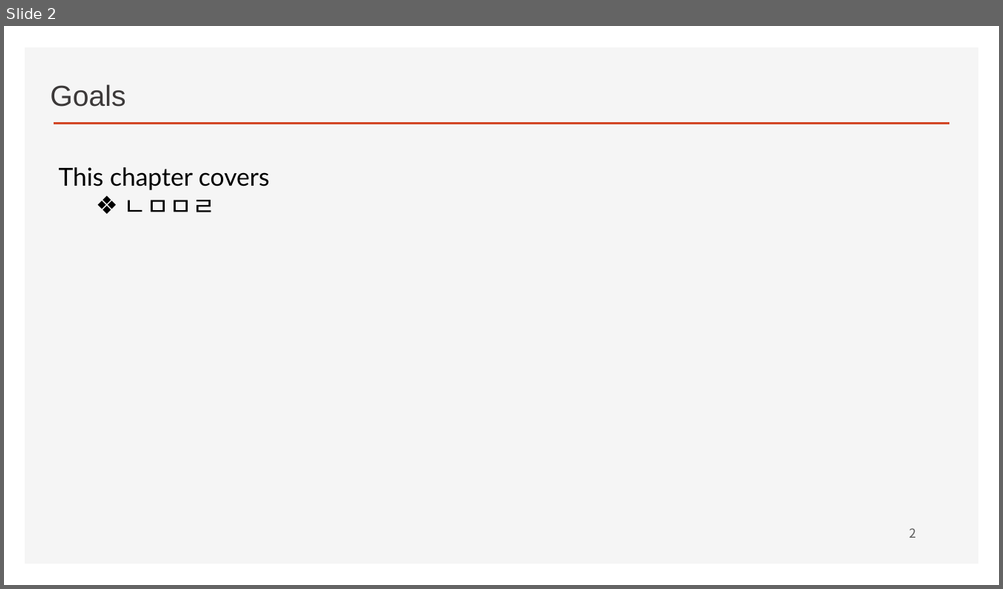
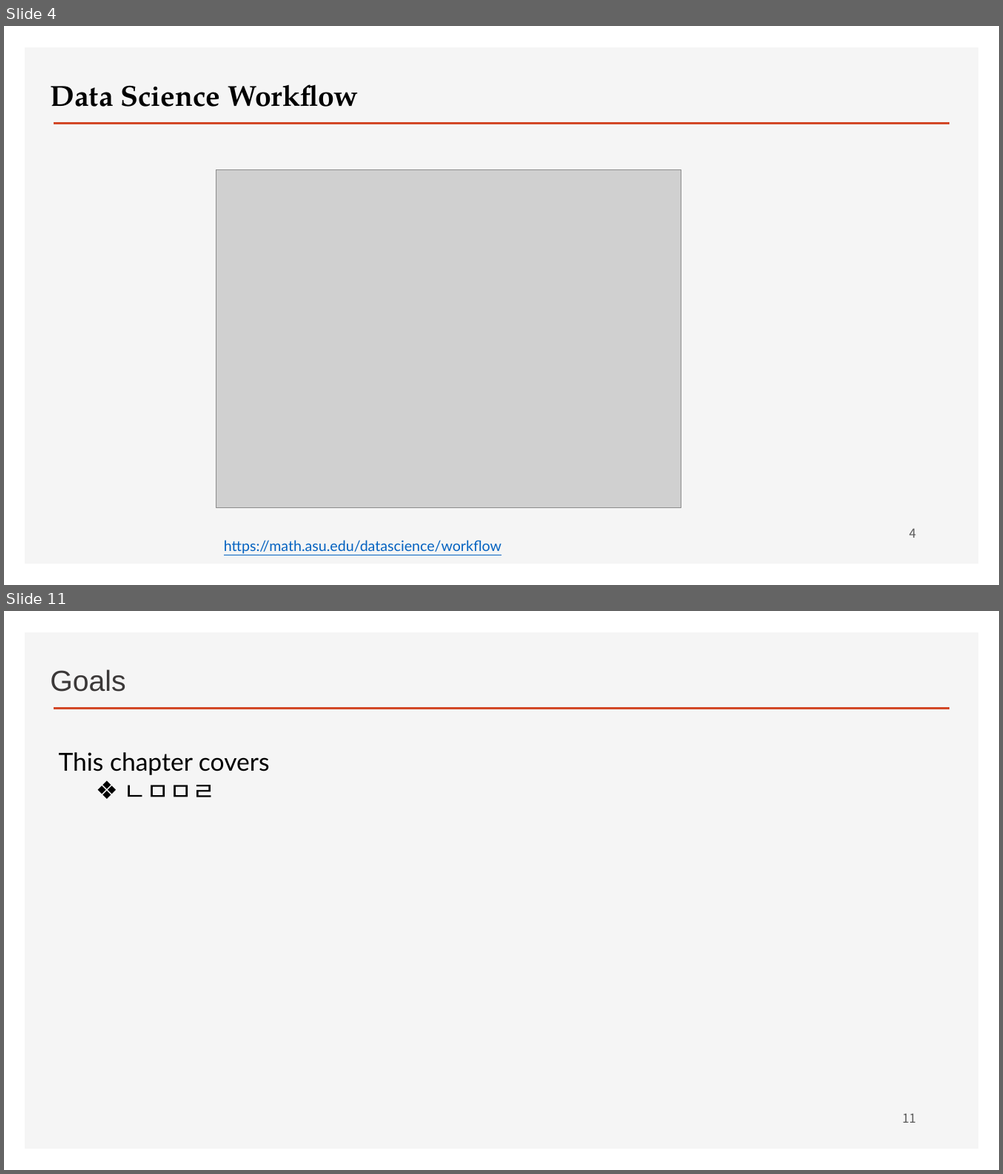
Before and after one commit to ancestor9/2026_Fall_Workflow-with-AI-Agent, a slide deck: 01_Workflow with AI Agent.pptx. Shown one above the other, each under a label of ours: slide 2 before the commit, slides 4 and 11 after it; the slides between them are not shown. The pictures are 1003x589 and 1003x1174 pixels, drawn with LibreOffice and Linux fonts; fonts in the diff are those of the drawing; grey boxes stand for pictures; background and template pictures are left out. Boxes give left, top, right and bottom in pixels: in the first picture for what was removed or moved away, otherwise in the second. Text is boxed around its words. In the diff, an @@ line names an element or a change of style, - is before the commit and + after.

```diff
--- a/01_Workflow with AI Agent.pptx
+++ b/01_Workflow with AI Agent.pptx
@@ slide 4 added at <box>4,26,999,585</box>, background #FFFFFF; not listed: 2 template elements that a slide beside it also shows @@
@@ text added at <box>50,84,358,107</box>, 28 pt, text #000000, bold @@
+Data Science Workflow
@@ picture added at <box>216,170,681,508</box> @@
@@ page number added at <box>909,528,916,538</box>, 12 pt, text #595959 @@
+4
@@ text added at <box>224,540,501,554</box>, 14 pt, text #0563C1, underline @@
+https://math.asu.edu/datascience/workflow
@@ what was slide 2 is now slide 11 @@
@@ page number at <box>902,1113,916,1123</box>: text changed @@
-2
+11
```
Also in this commit, not shown: 1 slide changed, 8 other slides added.
